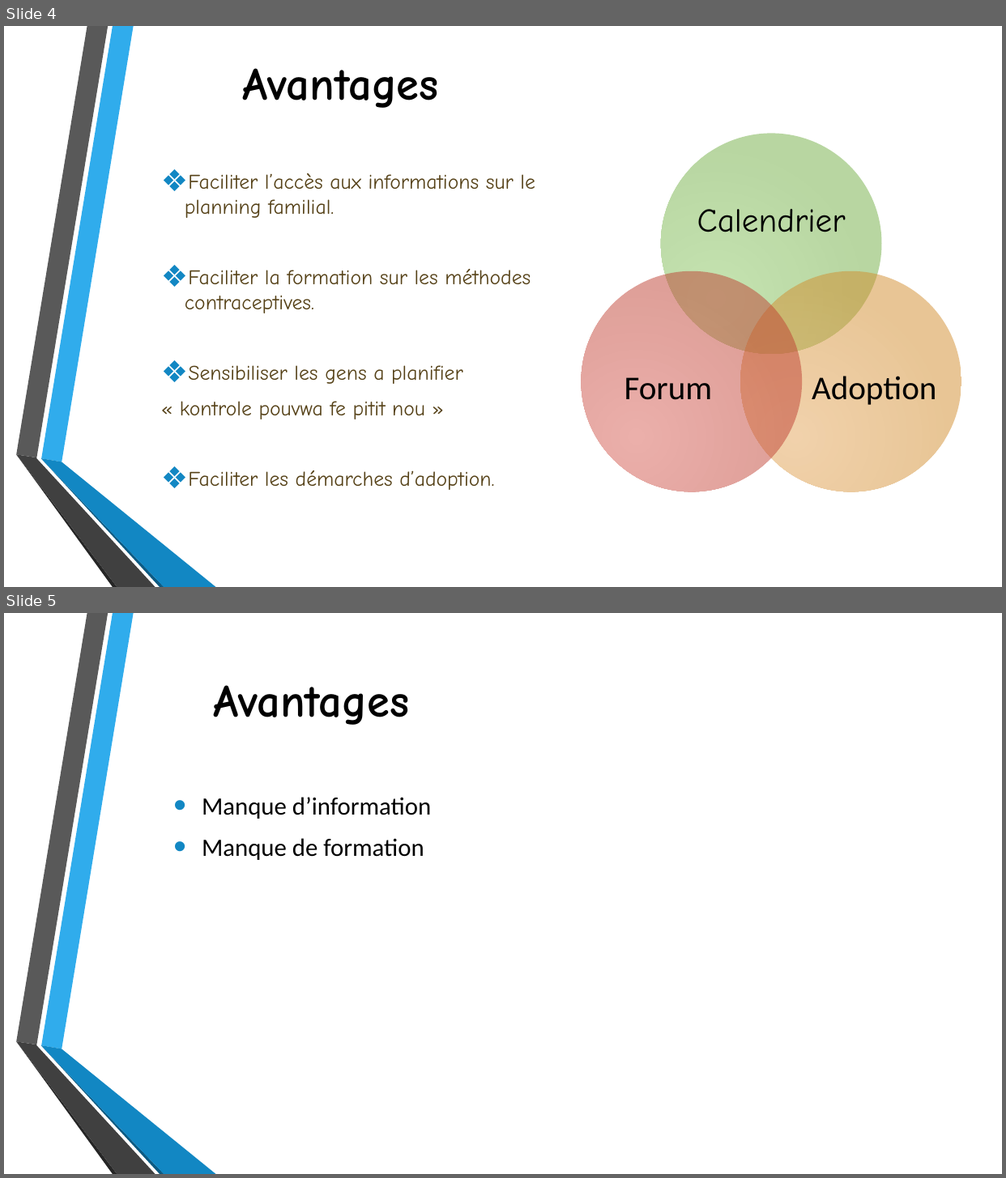
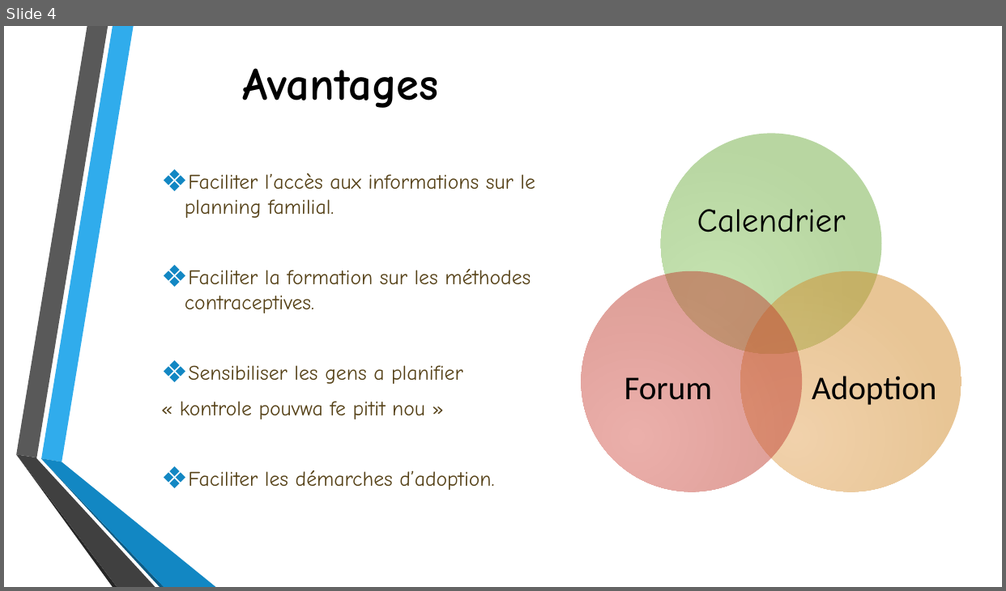
Before and after one commit to LysAMa/womenHackathon, a slide deck: Presentation/Chwa PaN’ - presentation2.pptx. Shown one above the other, each under a label of ours: slides 4 and 5 before the commit, slide 4 after it. The pictures are 1006x1178 and 1006x591 pixels, drawn with LibreOffice and Linux fonts; fonts in the diff are those of the drawing; background and template pictures are left out. Boxes give left, top, right and bottom in pixels: in the first picture for what was removed or moved away, otherwise in the second. Text is boxed around its words. In the diff, an @@ line names an element or a change of style, - is before the commit and + after.

```diff
--- a/Presentation/Chwa PaN’ - presentation2.pptx
+++ b/Presentation/Chwa PaN’ - presentation2.pptx
@@ slide 5 removed at (4,613,1002,1174), background picture (left out); not listed: 6 template elements that a slide beside it also shows @@
@@ title removed at (213,685,409,725) @@
-Avantages
@@ text removed at (202,797,431,860) @@
-• Manque d’information
-• Manque de formation
```
Also in this commit, not shown: 7 slides changed, 3 slides added, 3 other slides removed.
